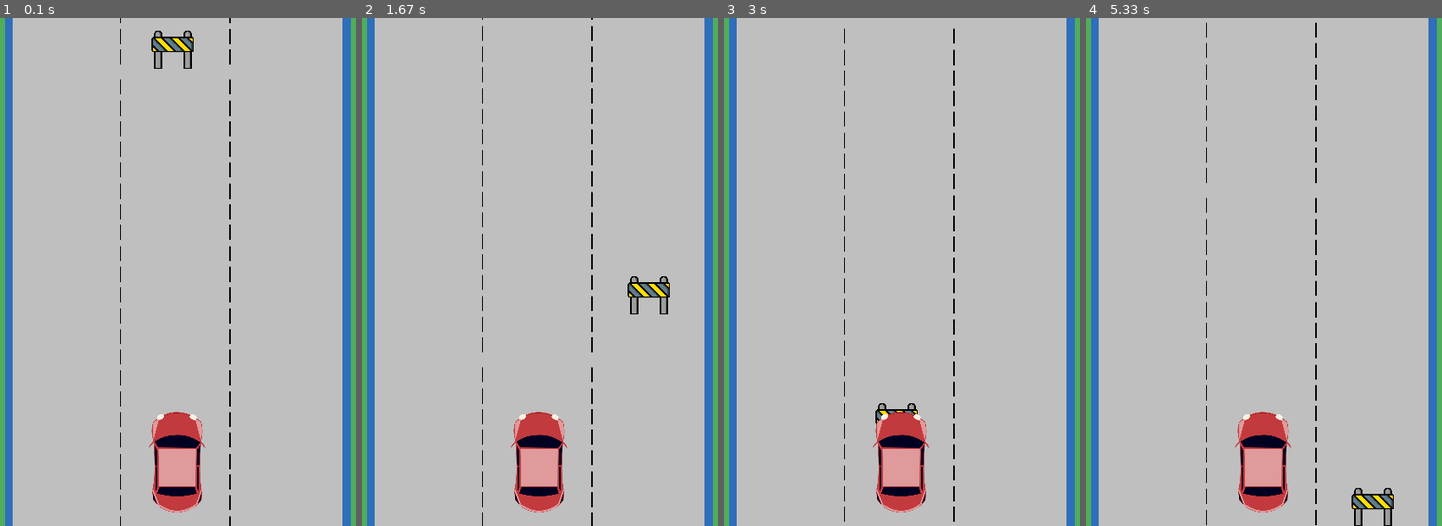
Above: before the commit, frames 1-4 (left to right).
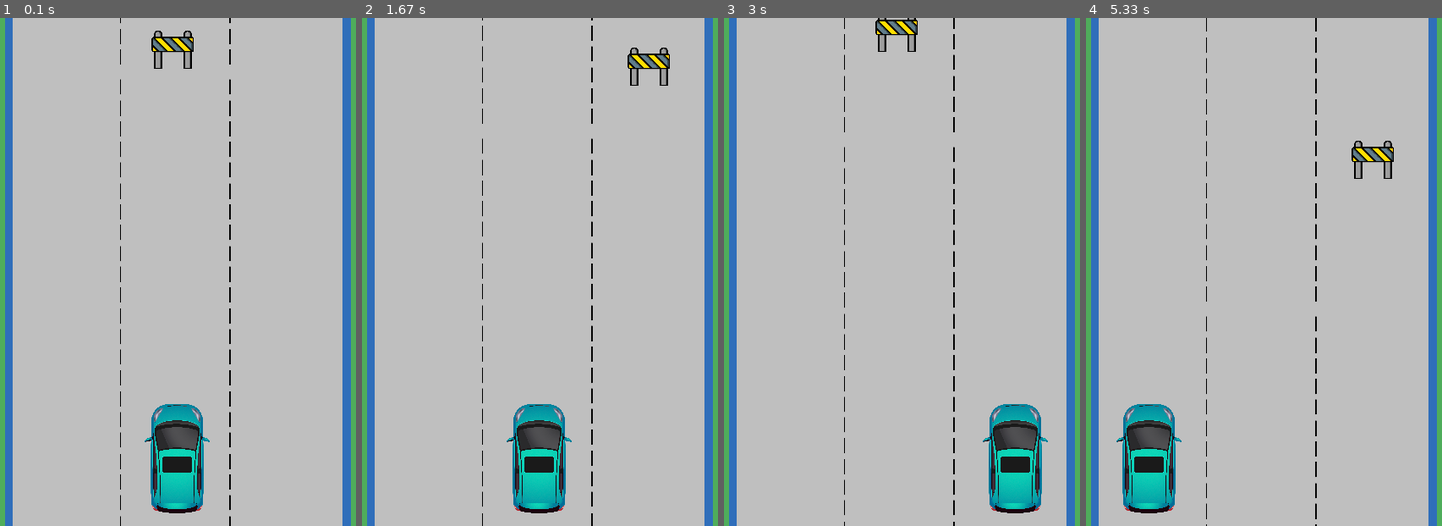
Above: after the commit, the same moments.

Repository: chatawil/Isabela_Charles_pygame
Game: pygame game, started from Começo.py
The game is run twice, just before and just after one commit, with the same random seed, the same clock (stepped at 60 frames per second) and the same inputs.
Inputs:
- Up to frame 1 (0.1 s): no input
- Up to frame 2 (1.67 s): hold Right 0.33-0.8 s; hold Right 0.83-1.3 s; hold Left from 1.33 s (still down)
- Up to frame 3 (3 s): release Left at 1.87 s; hold Right 2.33-2.97 s
- Up to frame 4 (5.33 s): hold Left 3-3.47 s; hold Right 3.5-3.97 s; hold Right 4-4.47 s; hold Left 4.5-5.03 s

The runs differ from the first frame. In frame 1, 3.1% of the frame differs, in the area x 40-59%, y 76-98%; in frame 2, 4.4%; in frame 3, 6.7%; in frame 4, 7.1%, in the area x 8-87%, y 0-100%.

Commit message:
movimento carro e limites

Diff:
--- a/Começo.py
+++ b/Começo.py
@@ -1,4 +1,4 @@
-## ADICIONANDO BARRICADAS
+## ADICIONANDO MOVIMENTO AO CARRO
 
 import pygame
 import random
@@ -14,21 +14,29 @@
 pygame.display.set_caption('🏃🏽‍♂️🏃🏽‍♀️RUN GAME🏃🏽‍♀️🏃🏽‍♂️')
 
 
-imagem_fundo = pygame.image.load('assets/img/RUA.png').convert()
-# window.blit(imagem_fundo,(0, 0))
+imagem_fundo = pygame.image.load('assets/img/RUA.png').convert_alpha()
 imagem_fundo = pygame.transform.scale(imagem_fundo, (WIDTH, HEIGHT))
 imagem_fundo_rect = imagem_fundo.get_rect()
 speed_fundo = 10
 
 
 ## CARRO VERMELHO
-imagem_carro_vermelho = pygame.image.load('assets/img/CARRO_VERMELHO.png').convert_alpha()
-imagem_carro_vermelho_width = 300
-imagem_carro_vermelho_height  = 300
+imagem_carro_vermelho = pygame.image.load('assets/img/CARRO.png').convert_alpha()
+imagem_carro_vermelho_width = 170
+imagem_carro_vermelho_height  = 160
 imagem_carro_vermelho = pygame.transform.scale(imagem_carro_vermelho, (imagem_carro_vermelho_width, imagem_carro_vermelho_height))
 imagem_carro_vermelho_rect = imagem_carro_vermelho.get_rect()
-imagem_carro_vermelho_rect.centerx = WIDTH / 2 + 60 # Centraliza o carro horizontalmente
-imagem_carro_vermelho_rect.centery = HEIGHT  # Centraliza o carro verticalmente BOTTOM
+# posiciona carro em 405
+# imagem_carro_vermelho_rect.centerx = WIDTH / 2 #+ 60 # Centraliza o carro horizontalmente
+# imagem_carro_vermelho_rect.centery = HEIGHT - 70 # Centraliza o carro verticalmente BOTTOM
+
+
+
+# Defina as faixas de estrada e posicione o carro inicialmente na faixa central (405)
+faixas_estrada_carro = [300, 435, 570]
+faixa_atual = 1  # Começa na faixa do meio (405)
+imagem_carro_vermelho_rect.centerx = faixas_estrada_carro[faixa_atual]  # Centraliza o carro horizontalmente
+imagem_carro_vermelho_rect.centery = HEIGHT - imagem_carro_vermelho_height / 2  # Centraliza o carro verticalmente no fundo
 
 
 ## BARRICADAS
@@ -38,8 +46,7 @@
 imagem_barricada_rect.y = -imagem_barricada.get_height()
 
 # Defina as faixas de estrada
-faixas_estrada = [270, 405, 540]
-
+faixas_estrada_barricada = [270, 405, 540]
 barricada_speed = 10
 
 
@@ -47,7 +54,7 @@
 
 # Função para reposicionar a barricada
 def reposiciona_barricada():
-    imagem_barricada_rect.x = random.choice(faixas_estrada)
+    imagem_barricada_rect.x = random.choice(faixas_estrada_barricada)
     imagem_barricada_rect.y = -imagem_barricada.get_height()
 
 reposiciona_barricada()
@@ -56,11 +63,10 @@
 
 
 
+############################# LOOP PRINCIPAL ###################################
 
-
-
-
-############################# LOOP PRINCIPAL ###################################
+# Índice atual da faixa onde o carro está posicionado
+faixa_atual = 1  # Começa no meio (faixa 405)
 
 loop = True
 
@@ -68,6 +74,27 @@
     for events in pygame.event.get():
         if events.type == pygame.QUIT:
             loop = False
+
+
+ #### movimento teclas
+    # Captura as teclas pressionadas
+    keys = pygame.key.get_pressed()
+
+    # Movimento para a esquerda
+    if keys[pygame.K_LEFT]:
+        if faixa_atual > 0:  # Verifica se não está na faixa mais à esquerda
+            faixa_atual -= 1  # Move para a faixa à esquerda
+            imagem_carro_vermelho_rect.centerx = faixas_estrada_carro[faixa_atual]
+            pygame.time.wait(200)  # Pequena pausa para evitar movimento rápido demais
+
+    # Movimento para a direita
+    if keys[pygame.K_RIGHT]:
+        if faixa_atual < len(faixas_estrada_carro) - 1:  # Verifica se não está na faixa mais à direita
+            faixa_atual += 1  # Move para a faixa à direita
+            imagem_carro_vermelho_rect.centerx = faixas_estrada_carro[faixa_atual]
+            pygame.time.wait(150)  # Pequena pausa para evitar movimento rápido demais
+
+
 
     # Atualiza estado do jogo
     window.fill((0, 0, 0))
@@ -97,15 +124,6 @@
 
 
 
-    # # Verifica colisão
-    # if imagem_carro_vermelho_rect.colliderect(imagem_barricada_rect):
-    #     game_over()
-
-
-
-
-
-
 ## para aparecer elementos:
 
     # Desenha a barricada
